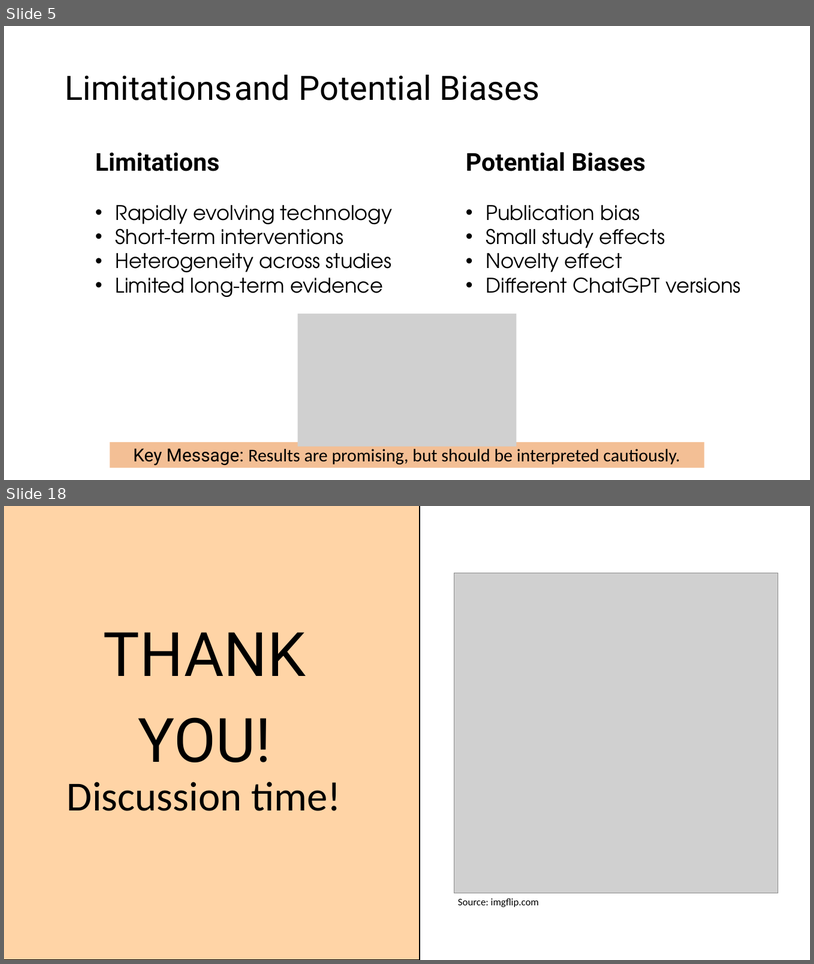
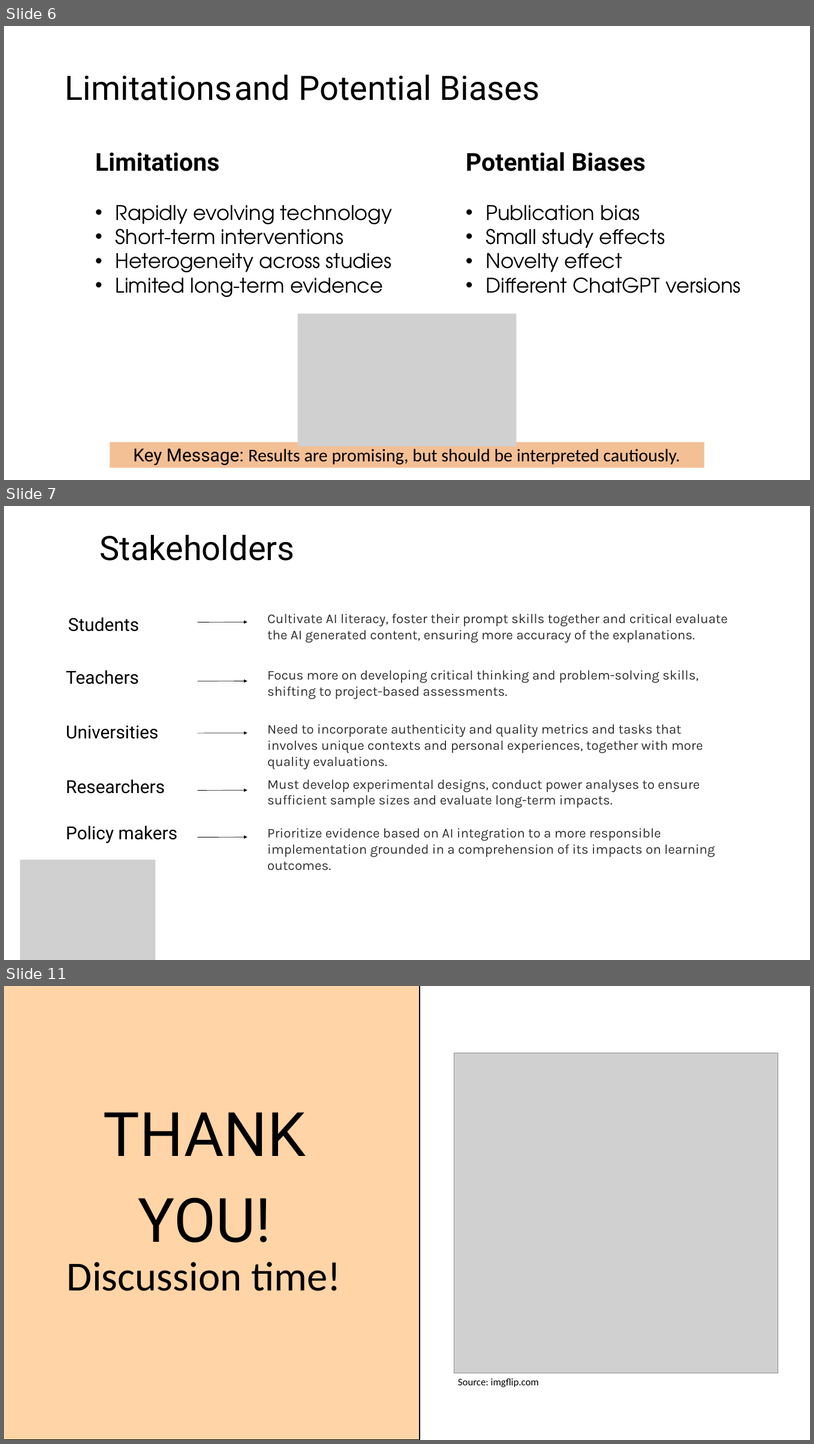
Before and after one commit to tinasophie15/tcpp_project_chatgpt_learning, a slide deck: Presentation.pptx. Shown one above the other, each under a label of ours: slides 5 and 18 before the commit, slides 6, 7 and 11 after it; the slides between them are not shown. The pictures are 814x964 and 814x1444 pixels, drawn with LibreOffice and Linux fonts; fonts in the diff are those of the drawing; grey boxes stand for pictures. Boxes give left, top, right and bottom in pixels: in the first picture for what was removed or moved away, otherwise in the second. Text is boxed around its words. In the diff, an @@ line names an element or a change of style, - is before the commit and + after.

```diff
--- a/Presentation.pptx
+++ b/Presentation.pptx
@@ slide 7 added at [4, 506, 810, 960], background #FFFFFF @@
@@ text added at [100, 535, 295, 561], 60 pt, text #000000 @@
+Stakeholders
@@ text added at [267, 613, 728, 643], 24 pt, text #303030 @@
+Cultivate AI literacy, foster their prompt skills together and critical evaluate the AI generated content, ensuring more accuracy of the explanations.
@@ text added at [68, 617, 139, 631], 32 pt, text #000000 @@
+Students
@@ arrow added from (198, 622) to (248, 622), #000000 0.75 pt @@
@@ text added at [66, 670, 139, 684], 32 pt, text #000000 @@
+Teachers
@@ arrow added from (198, 681) to (248, 681), #000000 0.75 pt @@
@@ text added at [267, 670, 699, 699], 24 pt, text #303030 @@
+Focus more on developing critical thinking and problem-solving skills, shifting to project-based assessments.
@@ text added at [66, 725, 158, 739], 32 pt, text #000000 @@
+Universities
@@ arrow added from (198, 733) to (248, 733), #000000 0.75 pt @@
@@ text added at [267, 724, 704, 769], 24 pt, text #303030 @@
+Need to incorporate authenticity and quality metrics and tasks that involves unique contexts and personal experiences, together with more quality evaluations.
@@ text added at [66, 779, 165, 793], 32 pt, text #000000 @@
+Researchers
@@ arrow added from (198, 790) to (248, 790), #000000 0.75 pt @@
@@ text added at [267, 779, 700, 808], 24 pt, text #303030 @@
+Must develop experimental designs, conduct power analyses to ensure sufficient sample sizes and evaluate long-term impacts.
@@ text added at [66, 825, 178, 843], 32 pt, text #000000 @@
+Policy makers
@@ text added at [267, 828, 716, 870], 24 pt, text #303030 @@
+Prioritize evidence based on AI integration to a more responsible implementation grounded in a comprehension of its impacts on learning outcomes.
@@ arrow added from (198, 837) to (248, 837), #000000 0.75 pt @@
@@ picture added at [20, 859, 156, 960] @@
@@ what was slide 5 is now slide 6 @@
@@ what was slide 18 is now slide 11 @@
```
Also in this commit, not shown: 3 other slides added, 1 other file.
